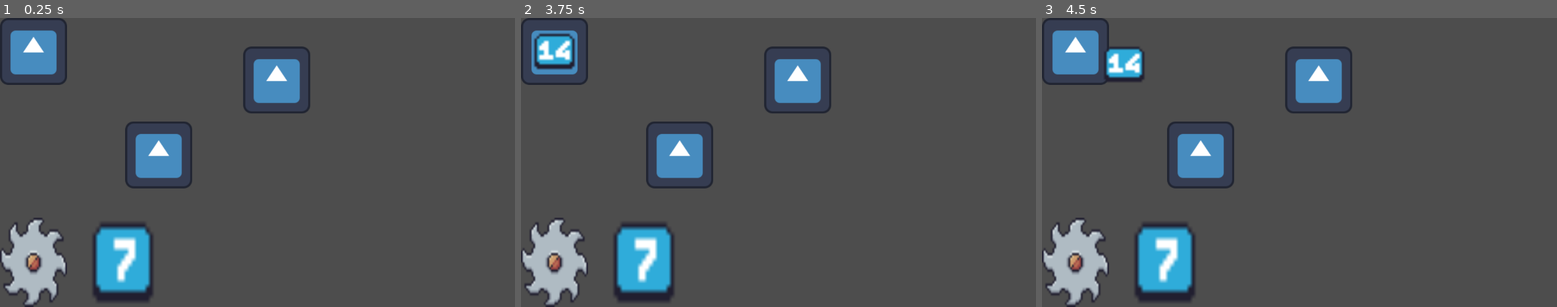
Above: before the commit, frames 1-3 (left to right).
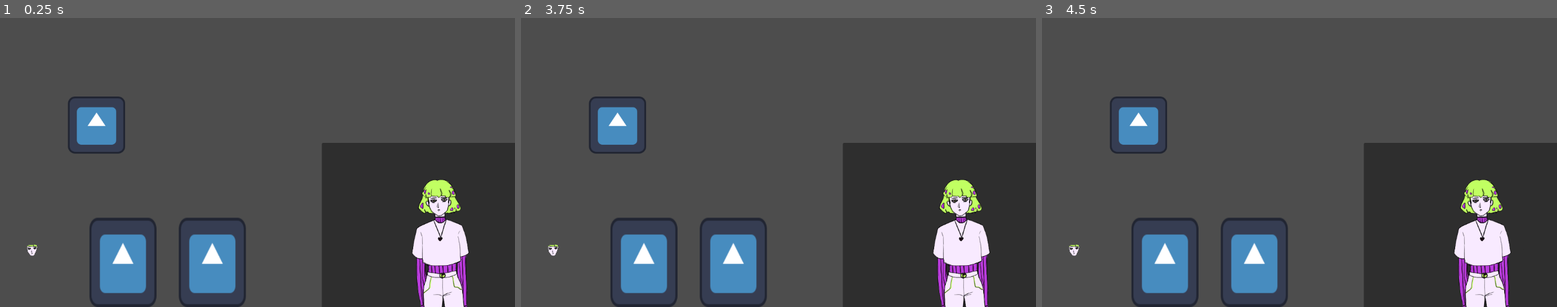
Above: after the commit, the same moments.

Repository: Klarnold/ECONOMY_JAM
Game: Godot game, scene res://scenes/exp.tscn
The game is run twice, just before and just after one commit, with the same random seed, the same clock (stepped at 60 frames per second) and the same inputs. The engine's default icon, where the game draws it, is replaced by a stand-in: a white triangle on a blue panel in a dark square.
Inputs (mouse positions are in pixels of both pictures, inside the frame that each line leads up to):
- Up to frame 1 (0.25 s): no input
- Up to frame 2 (3.75 s): tap Enter at 0.5, 2, 3.5 s; drag from (799, 78) to (680, 153) at 0.52 s; tap Space at 1.25, 2.75 s; drag from (680, 153) to (799, 78) at 1.27 s; move the mouse to (557, 263) at 2.02 s; press the mouse at (557, 263) at 2.03 s; release the mouse at (557, 263) at 2.75 s; drag from (644, 263) to (680, 153) at 2.77 s; drag from (557, 52) to (804, 162) at 3.52 s
- Up to frame 3 (4.5 s): tap Space at 4.25 s; drag from (1078, 52) to (1222, 90) at 4.27 s

The runs differ from the first frame. In frame 1, 36% of the frame differs, in the area x 0-100%, y 0-100%; in frame 2, 36%; in frame 3, 37%.

Commit message:
UI edits
some edits with ui: it's so much there so i have no reason to further describe changes

Diff:
--- a/waymark/assets/ui/ui.tscn
+++ b/waymark/assets/ui/ui.tscn
@@ -361,10 +361,10 @@
 anchor_top = 0.5
 anchor_right = 0.5
 anchor_bottom = 0.5
-offset_left = -935.0
-offset_top = 370.0
-offset_right = 265.0
-offset_bottom = 520.0
+offset_left = -912.0
+offset_top = 372.0
+offset_right = 288.0
+offset_bottom = 522.0
 grow_horizontal = 2
 grow_vertical = 2
 theme = ExtResource("1_bo1jx")
@@ -392,7 +392,6 @@
 offset_bottom = 445.0
 grow_vertical = 0
 rotation = -1.5708
-metadata/_edit_use_anchors_ = true
 
 [node name="menu_button" type="Panel" parent="bg/actions/Control/menu"]
 layout_mode = 1
@@ -409,7 +408,6 @@
 grow_vertical = 2
 theme = ExtResource("1_bo1jx")
 theme_override_styles/panel = SubResource("StyleBoxFlat_gycre")
-metadata/_edit_use_anchors_ = true
 
 [node name="menu_overlay" type="Panel" parent="bg/actions/Control/menu"]
 layout_mode = 1
@@ -426,7 +424,6 @@
 grow_vertical = 2
 theme = ExtResource("1_bo1jx")
 theme_override_styles/panel = ExtResource("8_gycre")
-metadata/_edit_use_anchors_ = true
 
 [node name="menu_overlay2" type="Button" parent="bg/actions/Control/menu"]
 layout_mode = 1
@@ -443,7 +440,6 @@
 grow_vertical = 2
 theme = ExtResource("1_bo1jx")
 theme_override_styles/normal = SubResource("StyleBoxFlat_pa1oa")
-metadata/_edit_use_anchors_ = true
 
 [node name="submit" type="Button" parent="bg"]
 layout_mode = 1
--- a/waymark/character_res.gd
+++ b/waymark/character_res.gd
@@ -6,3 +6,4 @@
 @export_range(-100.0, 100.0, 0.01) var mood
 @export var body_texture: Texture
 @export var emotion_texture: Texture
+@export var eyes: Texture
--- a/waymark/globals/scripts/Globals.gd
+++ b/waymark/globals/scripts/Globals.gd
@@ -1,4 +1,12 @@
 extends Node
+
+
+enum RESOURCE_TYPE{
+	NONE,
+	MONEY,
+	ENERGY,
+	MOOD
+}
 
 
 var action_instance: Action:
--- a/waymark/globals/scripts/Signals.gd
+++ b/waymark/globals/scripts/Signals.gd
@@ -1,3 +1,10 @@
 extends Node
 
+
 signal finish_turn_button_pressed
+
+
+signal ingame_resource_changed(value: float, resource_type: Globals.RESOURCE_TYPE)
+
+
+#signal
--- a/waymark/project.godot
+++ b/waymark/project.godot
@@ -25,6 +25,10 @@
 
 enabled=PackedStringArray("res://addons/AS2P/plugin.cfg")
 
+[gui]
+
+theme/custom="uid://bi85o5f3auama"
+
 [input]
 
 click={
--- a/waymark/scenes/elements/action/action.gd
+++ b/waymark/scenes/elements/action/action.gd
@@ -22,14 +22,15 @@
 	if event.is_action_pressed("click"):
 		dragged = true
 		drag_st_pos = global_position - get_global_mouse_position()
+		z_index += 1
 	# defines an end of a drag
 	elif event.is_action_released("click"):
 		dragged = false
 		if action_cell:
-			top_level = true
-			action_cell.add_action(self)
+			action_cell.prepare_to_add_action(self)
 		else:
 			_free_itself()
+		z_index -= 1
 
 
 func _ready() -> void:
--- a/waymark/scenes/elements/action/action.tscn
+++ b/waymark/scenes/elements/action/action.tscn
@@ -6,8 +6,9 @@
 [sub_resource type="RectangleShape2D" id="RectangleShape2D_tukrl"]
 size = Vector2(128, 128)
 
-[node name="Action" type="TextureRect"]
+[node name="Action" type="TextureRect" groups=["action"]]
 visible = false
+z_index = 10
 custom_minimum_size = Vector2(100, 100)
 offset_right = 100.0
 offset_bottom = 100.0
--- a/waymark/scenes/elements/action_cell/action_cell.gd
+++ b/waymark/scenes/elements/action_cell/action_cell.gd
@@ -9,7 +9,7 @@
 func _gui_input(event: InputEvent) -> void:
 	#print(event)
 	if event.is_action_pressed("click") and Globals.action_instance != null:
-		add_action(Globals.action_instance)
+		prepare_to_add_action(Globals.action_instance)
 
 
 func _ready() -> void:
@@ -27,12 +27,22 @@
 	action_area
 
 
-func add_action(new_action: Action, ):
+func prepare_to_add_action(new_action: Action) -> void:
+	if has_node(GlobalsAction.ACTION_NAME) and get_node(GlobalsAction.ACTION_NAME) != new_action:
+			var current_action: Action = get_node(GlobalsAction.ACTION_NAME)
 
-	if has_node(GlobalsAction.ACTION_NAME) and get_node(GlobalsAction.ACTION_NAME) != new_action:
-			get_node(GlobalsAction.ACTION_NAME).call_deferred("queue_free")
-		#else:
-			#previous_owner.call_deferred("add_action", get_node(GlobalsAction.ACTION_NAME))
+			if new_action.get_parent() is ActionCell:
+				var new_action_cell_parent: ActionCell = new_action.get_parent()
+				remove_child(current_action)
+				new_action_cell_parent.remove_child(new_action)
+				new_action_cell_parent.add_action(current_action)
+
+				add_action(new_action)
+	else:
+		add_action(new_action)
+
+
+func add_action(new_action: Action) -> void:
 	new_action._chained_pos = self.size / 2.0 + self.global_position - new_action.size / 2.0
 	var new_action_parent = new_action.get_parent()
 	if new_action_parent != null:
--- a/waymark/scenes/elements/action_cell/action_cell.tscn
+++ b/waymark/scenes/elements/action_cell/action_cell.tscn
@@ -1,7 +1,6 @@
-[gd_scene load_steps=4 format=3 uid="uid://cabox5fopvvr"]
+[gd_scene load_steps=3 format=3 uid="uid://cabox5fopvvr"]
 
 [ext_resource type="Script" uid="uid://bh6dv210ulb0d" path="res://scenes/elements/action_cell/action_cell.gd" id="1_xc0f0"]
-[ext_resource type="Texture2D" uid="uid://co8c4jku52ts3" path="res://icon.svg" id="2_q0abv"]
 
 [sub_resource type="RectangleShape2D" id="RectangleShape2D_xc0f0"]
 
@@ -9,7 +8,8 @@
 custom_minimum_size = Vector2(150, 150)
 offset_right = 150.0
 offset_bottom = 150.0
-texture = ExtResource("2_q0abv")
+expand_mode = 1
+stretch_mode = 5
 script = ExtResource("1_xc0f0")
 
 [node name="CellArea" type="Area2D" parent="."]
--- a/waymark/scenes/elements/character/character.gd
+++ b/waymark/scenes/elements/character/character.gd
@@ -5,4 +5,6 @@
 
 
 func _ready() -> void:
-	assert(character_res != null, "%s character has no character res" % name)
+	#assert(character_res != null, "%s character has no character res" % name) TODO
+
+	pass
--- a/waymark/scenes/elements/character/character.tscn
+++ b/waymark/scenes/elements/character/character.tscn
@@ -1,6 +1,9 @@
-[gd_scene load_steps=2 format=3 uid="uid://dewit0q0a01ne"]
+[gd_scene load_steps=5 format=3 uid="uid://dewit0q0a01ne"]
 
 [ext_resource type="Script" uid="uid://cw8kh0jrih0ae" path="res://scenes/elements/character/character.gd" id="1_n4jse"]
+[ext_resource type="Texture2D" uid="uid://jk5elik3ymki" path="res://assets/assets/sprite.png" id="2_jcouy"]
+[ext_resource type="Texture2D" uid="uid://bksm8u7ecoyxn" path="res://assets/assets/eyes.png" id="3_ecvmv"]
+[ext_resource type="Texture2D" uid="uid://b1wmsemnm4vjn" path="res://assets/assets/sad.png" id="4_4c036"]
 
 [node name="Character" type="Control"]
 layout_mode = 3
@@ -18,6 +21,18 @@
 anchor_bottom = 1.0
 grow_horizontal = 2
 grow_vertical = 2
+texture = ExtResource("2_jcouy")
+expand_mode = 1
+stretch_mode = 5
+
+[node name="Eyes" type="TextureRect" parent="."]
+layout_mode = 1
+anchors_preset = 15
+anchor_right = 1.0
+anchor_bottom = 1.0
+grow_horizontal = 2
+grow_vertical = 2
+texture = ExtResource("3_ecvmv")
 expand_mode = 1
 stretch_mode = 5
 
@@ -28,5 +43,6 @@
 anchor_bottom = 1.0
 grow_horizontal = 2
 grow_vertical = 2
+texture = ExtResource("4_4c036")
 expand_mode = 1
 stretch_mode = 5
--- a/waymark/scenes/exp.tscn
+++ b/waymark/scenes/exp.tscn
@@ -1,13 +1,21 @@
 [gd_scene load_steps=11 format=3 uid="uid://mjb7q4fb54mr"]
 
 [ext_resource type="PackedScene" uid="uid://cabox5fopvvr" path="res://scenes/elements/action_cell/action_cell.tscn" id="2_7gp3u"]
-[ext_resource type="Texture2D" uid="uid://cmbs33iht8c7g" path="res://assets/exp/Free/Menu/Levels/07.png" id="3_8hd41"]
-[ext_resource type="Texture2D" uid="uid://c24anslom4ma6" path="res://assets/exp/Free/Traps/Saw/Off.png" id="3_gtj16"]
+[ext_resource type="Texture2D" uid="uid://b1wmsemnm4vjn" path="res://assets/assets/sad.png" id="3_gtj16"]
 [ext_resource type="PackedScene" uid="uid://b4piyrbbv453e" path="res://scenes/elements/action_spawner/action_spawner.tscn" id="3_vrp6w"]
 [ext_resource type="Script" uid="uid://cxmfv0lio3gub" path="res://scripts/resources/action_res.gd" id="4_rmv6m"]
-[ext_resource type="Texture2D" uid="uid://b53ayw5rqnwnd" path="res://assets/exp/Free/Menu/Levels/16.png" id="5_cybhl"]
-[ext_resource type="Texture2D" uid="uid://ctfsmfle0vcxb" path="res://assets/exp/Free/Menu/Levels/14.png" id="7_g10jr"]
+[ext_resource type="Texture2D" uid="uid://co8c4jku52ts3" path="res://icon.svg" id="5_cybhl"]
 [ext_resource type="AnimationLibrary" uid="uid://cenab4skydk2w" path="res://assets/anim/animations_orientir.res" id="8_g10jr"]
+[ext_resource type="PackedScene" uid="uid://dewit0q0a01ne" path="res://scenes/elements/character/character.tscn" id="9_hwmkj"]
+
+[sub_resource type="Resource" id="Resource_rmv6m"]
+script = ExtResource("4_rmv6m")
+action_type = 0
+money = 0.0
+energy = 0.0
+mood = 0.0
+texture = ExtResource("3_gtj16")
+metadata/_custom_type_script = "uid://cxmfv0lio3gub"
 
 [sub_resource type="Resource" id="Resource_cybhl"]
 script = ExtResource("4_rmv6m")
@@ -18,13 +26,12 @@
 texture = ExtResource("5_cybhl")
 metadata/_custom_type_script = "uid://cxmfv0lio3gub"
 
-[sub_resource type="Resource" id="Resource_hwmkj"]
+[sub_resource type="Resource" id="Resource_g10jr"]
 script = ExtResource("4_rmv6m")
 action_type = 0
 money = 0.0
 energy = 0.0
 mood = 0.0
-texture = ExtResource("7_g10jr")
 metadata/_custom_type_script = "uid://cxmfv0lio3gub"
 
 [node name="Exp" type="Node2D"]
@@ -36,19 +43,22 @@
 offset_bottom = 648.0
 mouse_filter = 2
 
-[node name="ActionCell3" parent="Control" instance=ExtResource("2_7gp3u")]
+[node name="HBoxContainer" type="HBoxContainer" parent="Control"]
+layout_mode = 0
+offset_left = 328.0
+offset_top = 8.0
+offset_right = 1078.0
+offset_bottom = 158.0
+theme_override_constants/separation = 150
+
+[node name="ActionCell2" parent="Control/HBoxContainer" instance=ExtResource("2_7gp3u")]
 layout_mode = 2
-offset_left = 544.0
-offset_top = 64.0
-offset_right = 694.0
-offset_bottom = 214.0
 
-[node name="ActionCell4" parent="Control" instance=ExtResource("2_7gp3u")]
+[node name="ActionCell4" parent="Control/HBoxContainer" instance=ExtResource("2_7gp3u")]
 layout_mode = 2
-offset_left = 280.0
-offset_top = 232.0
-offset_right = 430.0
-offset_bottom = 382.0
+
+[node name="ActionCell3" parent="Control/HBoxContainer" instance=ExtResource("2_7gp3u")]
+layout_mode = 2
 
 [node name="ScrollContainer" type="ScrollContainer" parent="Control"]
 custom_minimum_size = Vector2(0, 200)
@@ -69,25 +79,38 @@
 [node name="ActionSpawner" parent="Control/ScrollContainer/HBoxContainer" instance=ExtResource("3_vrp6w")]
 layout_mode = 2
 texture = ExtResource("3_gtj16")
-action_res = SubResource("Resource_cybhl")
+expand_mode = 1
+stretch_mode = 5
+action_res = SubResource("Resource_rmv6m")
 main_texture = ExtResource("3_gtj16")
 
 [node name="ActionSpawner2" parent="Control/ScrollContainer/HBoxContainer" instance=ExtResource("3_vrp6w")]
 layout_mode = 2
-texture = ExtResource("3_8hd41")
-action_res = SubResource("Resource_hwmkj")
-main_texture = ExtResource("3_8hd41")
+action_res = SubResource("Resource_cybhl")
 
-[node name="VBoxContainer" type="VBoxContainer" parent="Control"]
-layout_mode = 0
-offset_right = 40.0
-offset_bottom = 40.0
-mouse_filter = 2
-
-[node name="ActionCell2" parent="Control/VBoxContainer" instance=ExtResource("2_7gp3u")]
+[node name="ActionSpawner3" parent="Control/ScrollContainer/HBoxContainer" instance=ExtResource("3_vrp6w")]
 layout_mode = 2
+action_res = SubResource("Resource_g10jr")
 
 [node name="AnimationPlayer" type="AnimationPlayer" parent="."]
 libraries = {
 &"animations_orientir": ExtResource("8_g10jr")
 }
+
+[node name="PanelContainer" type="PanelContainer" parent="."]
+offset_left = 720.0
+offset_top = 280.0
+offset_right = 1256.0
+offset_bottom = 656.0
+
+[node name="Character" parent="PanelContainer" instance=ExtResource("9_hwmkj")]
+layout_mode = 2
+
+[node name="CanvasLayer" type="CanvasLayer" parent="."]
+
+[node name="TextureRect" type="TextureRect" parent="CanvasLayer"]
+offset_left = 152.0
+offset_top = 176.0
+offset_right = 280.0
+offset_bottom = 304.0
+texture = ExtResource("5_cybhl")
--- /dev/null
+++ b/waymark/scenes/ui/ingame_resource_pb/ingame_resource_pb.gd
@@ -0,0 +1,13 @@
+class_name IngameResourcePB extends TextureProgressBar
+
+
+@export var resource_type: Globals.RESOURCE_TYPE
+@export_range(0.0, 100.0, 0.1) var _max_value: float
+@export_range(-100.0, 100.0, 0.1) var _value: float
+
+
+func _ready() -> void:
+	max_value = _max_value
+	value = _value
+
+	value_changed.connect(Signals.ingame_resource_changed.emit.bind(resource_type))
--- /dev/null
+++ b/waymark/scenes/ui/ingame_resource_pb/ingame_resource_pb.tscn
@@ -0,0 +1,8 @@
+[gd_scene load_steps=2 format=3 uid="uid://dcqpyicuvmdhi"]
+
+[ext_resource type="Script" uid="uid://crjlrfvclgjyn" path="res://scenes/ui/ingame_resource_pb/ingame_resource_pb.gd" id="1_n5v6w"]
+
+[node name="IngameResourcePB" type="TextureProgressBar"]
+offset_right = 40.0
+offset_bottom = 40.0
+script = ExtResource("1_n5v6w")
Binary file removed: waymark/assets/exp/Free/20 Enemies.png
Not shown, removed: waymark/assets/exp/Free/20 Enemies.png.import
Binary file removed: waymark/assets/exp/Free/Background/Blue.png
Not shown, removed: waymark/assets/exp/Free/Background/Blue.png.import
Binary file removed: waymark/assets/exp/Free/Background/Brown.png
Not shown, removed: waymark/assets/exp/Free/Background/Brown.png.import
Binary file removed: waymark/assets/exp/Free/Background/Gray.png
Not shown, removed: waymark/assets/exp/Free/Background/Gray.png.import
Binary file removed: waymark/assets/exp/Free/Background/Green.png
Not shown, removed: waymark/assets/exp/Free/Background/Green.png.import
Binary file removed: waymark/assets/exp/Free/Background/Pink.png
Not shown, removed: waymark/assets/exp/Free/Background/Pink.png.import
(and 339 more such lines)
